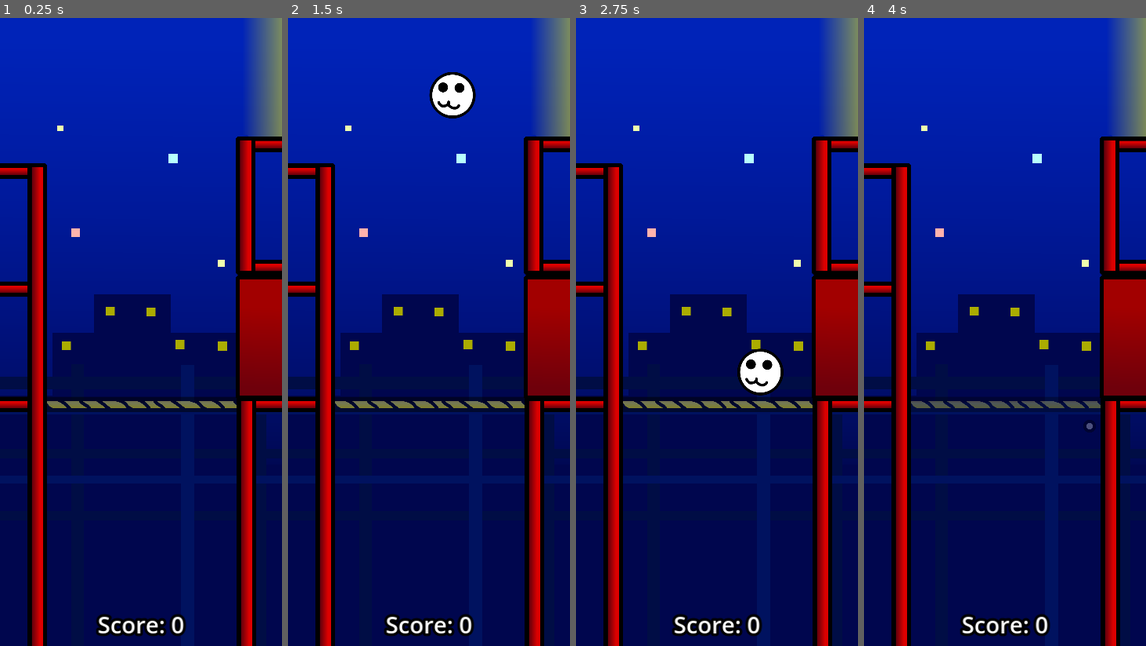
Above: before the commit, frames 1-4 (left to right).
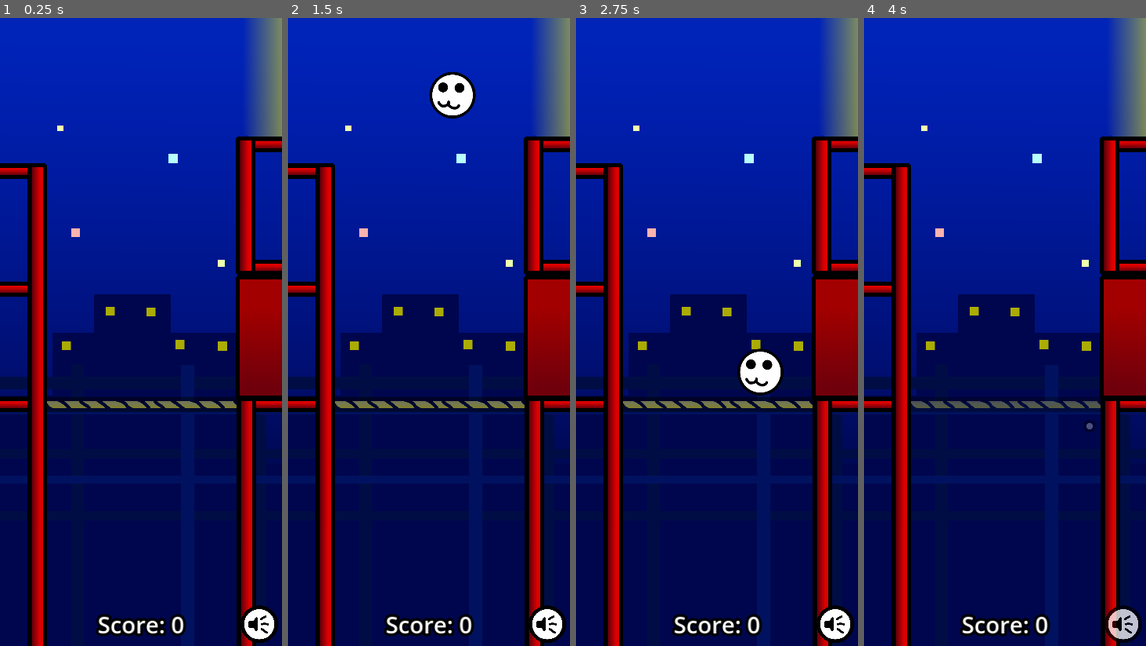
Above: after the commit, the same moments.

Repository: E1eventeen/trampoline-game
Game: Godot game, scene res://Nodes/main.tscn
Two runs of this game, one before a commit and one after it. Both use one fixed random seed, a clock stepped at 60 frames per second and the inputs below.
Inputs (mouse positions are in pixels of both pictures, inside the frame that each line leads up to):
- Up to frame 1 (0.25 s): no input
- Up to frame 2 (1.5 s): tap Enter at 0.5 s; move the mouse to (491, 300) at 0.52 s; press the mouse at (491, 300) at 0.53 s; move the mouse to (372, 363) at 1.27 s; release the mouse at (372, 363) at 1.28 s; click (372, 363) at 1.35 s
- Up to frame 3 (2.75 s): move the mouse to (745, 193) at 2.02 s; press the mouse at (745, 193) at 2.03 s
- Up to frame 4 (4 s): move the mouse to (990, 457) at 2.77 s; release the mouse at (990, 457) at 2.78 s; click (990, 457) at 2.85 s; move the mouse to (1089, 426) at 3.52 s; press the mouse at (1089, 426) at 3.53 s

The runs differ from the first frame. In frame 1, 0.6% of the frame differs, in the area x 85-99%, y 93-100%; in frame 2, 0.6%; in frame 3, 0.6%; in frame 4, 0.6%.

Commit message:
Added mute button

Diff:
--- a/Nodes/Ball/ball2.tscn
+++ b/Nodes/Ball/ball2.tscn
@@ -3,7 +3,7 @@
 [ext_resource type="Texture2D" uid="uid://vj322ys4t3ef" path="res://Nodes/Ball/tempBall.png" id="1_3mjvv"]
 [ext_resource type="Script" path="res://Nodes/Ball/ball_2.gd" id="1_ybbc6"]
 [ext_resource type="Texture2D" uid="uid://b0p5kywc4wxn1" path="res://Nodes/Ball/star_particle.png" id="2_tu8c1"]
-[ext_resource type="AudioStream" uid="uid://dw0nn037aylwc" path="res://Nodes/Trampoline/trimmed.wav" id="3_pe5to"]
+[ext_resource type="AudioStream" uid="uid://spccaev0lo4y" path="res://Nodes/Trampoline/trimmed.ogg" id="4_ru5mm"]
 
 [sub_resource type="PhysicsMaterial" id="PhysicsMaterial_irsby"]
 friction = 0.1
@@ -59,6 +59,6 @@
 shape = SubResource("CircleShape2D_sljq0")
 
 [node name="AudioStreamPlayer" type="AudioStreamPlayer" parent="."]
-stream = ExtResource("3_pe5to")
+stream = ExtResource("4_ru5mm")
 
 [connection signal="body_entered" from="." to="." method="collision"]
--- a/Nodes/Ball/ball_2.gd
+++ b/Nodes/Ball/ball_2.gd
@@ -18,6 +18,8 @@
 
 signal passRight(sender : RigidBody2D)
 signal passBottom(sender : RigidBody2D)
+
+var muted := false
 
 # Called when the node enters the scene tree for the first time.
 func _ready() -> void:
@@ -44,8 +46,9 @@
 func collision(body: Node) -> void:
 	if body is Trampoline:
 
-		$AudioStreamPlayer.pitch_scale = randf_range(-0.2, 0.2) + 1
-		$AudioStreamPlayer.play()
+		if !muted:
+			$AudioStreamPlayer.pitch_scale = randf_range(-0.2, 0.2) + 1
+			$AudioStreamPlayer.play()
 
 		var launchVelocity = minVelocityBounce
 		if body.size < maxSize:
--- /dev/null
+++ b/Nodes/Mutebutton/mute_button.gd
@@ -0,0 +1,40 @@
+extends Node2D
+
+var muted := false
+var mouseEntered := false
+var fading := false
+
+# Called when the node enters the scene tree for the first time.
+func _ready() -> void:
+	updateFrame()
+	$FadeTimer.start()
+
+
+# Called every frame. 'delta' is the elapsed time since the previous frame.
+func _process(delta: float) -> void:
+	if Input.is_action_just_released("press"):
+		if mouseEntered:
+			fading = false
+			muted = !muted
+			updateFrame()
+			modulate.a = 1
+			$FadeTimer.start()
+
+	if fading and modulate.a > 0.25:
+		modulate.a -= delta / 4
+
+
+func updateFrame() -> void:
+	if muted:
+		$AnimatedSprite2D.frame = 0
+	else:
+		$AnimatedSprite2D.frame = 1
+
+func _on_area_2d_mouse_entered() -> void:
+	mouseEntered = true
+
+func _on_area_2d_mouse_exited() -> void:
+	mouseEntered = false
+
+func _on_fade_timer_timeout() -> void:
+	fading = true
--- /dev/null
+++ b/Nodes/Mutebutton/mute_button.tscn
@@ -0,0 +1,41 @@
+[gd_scene load_steps=6 format=3 uid="uid://iah4rswvsxwx"]
+
+[ext_resource type="Script" path="res://Nodes/Mutebutton/mute_button.gd" id="1_jftw8"]
+[ext_resource type="Texture2D" uid="uid://da2nnfg8pui5g" path="res://Nodes/Mutebutton/muted.png" id="2_i6fq7"]
+[ext_resource type="Texture2D" uid="uid://dgia7k5vanr17" path="res://Nodes/Mutebutton/playingSound.png" id="3_odbpq"]
+
+[sub_resource type="SpriteFrames" id="SpriteFrames_kk4wo"]
+animations = [{
+"frames": [{
+"duration": 1.0,
+"texture": ExtResource("2_i6fq7")
+}, {
+"duration": 1.0,
+"texture": ExtResource("3_odbpq")
+}],
+"loop": true,
+"name": &"default",
+"speed": 5.0
+}]
+
+[sub_resource type="CircleShape2D" id="CircleShape2D_1vd5g"]
+radius = 250.0
+
+[node name="MuteButton" type="Node2D"]
+script = ExtResource("1_jftw8")
+
+[node name="AnimatedSprite2D" type="AnimatedSprite2D" parent="."]
+sprite_frames = SubResource("SpriteFrames_kk4wo")
+
+[node name="Area2D" type="Area2D" parent="."]
+
+[node name="CollisionShape2D" type="CollisionShape2D" parent="Area2D"]
+shape = SubResource("CircleShape2D_1vd5g")
+
+[node name="FadeTimer" type="Timer" parent="."]
+wait_time = 3.0
+one_shot = true
+
+[connection signal="mouse_entered" from="Area2D" to="." method="_on_area_2d_mouse_entered"]
+[connection signal="mouse_exited" from="Area2D" to="." method="_on_area_2d_mouse_exited"]
+[connection signal="timeout" from="FadeTimer" to="." method="_on_fade_timer_timeout"]
--- a/Nodes/main.gd
+++ b/Nodes/main.gd
@@ -87,6 +87,7 @@
 			getTrampoline().lock()
 
 	for ball in get_tree().get_nodes_in_group("balls"):
+		ball.muted = $"Play Layer/MuteButton".muted
 		if abs(ball.linear_velocity.x) < 50:
 			if ball.position.x > window_size.x - 165 - ball.offsetSize or ball.position.x < 165 + ball.offsetSize:
 				ball.apply_central_force(Vector2(200, 0))
--- a/Nodes/main.tscn
+++ b/Nodes/main.tscn
@@ -1,10 +1,11 @@
-[gd_scene load_steps=9 format=3 uid="uid://bg8aaj4ww62vn"]
+[gd_scene load_steps=10 format=3 uid="uid://bg8aaj4ww62vn"]
 
 [ext_resource type="Script" path="res://Nodes/main.gd" id="1_26183"]
 [ext_resource type="PackedScene" uid="uid://cmu7mqokxysoj" path="res://Nodes/Backdrop/background.tscn" id="1_okvra"]
 [ext_resource type="PackedScene" uid="uid://biserbx8miopw" path="res://Nodes/Permanent Platforms/Left/border_left.tscn" id="3_60d7c"]
 [ext_resource type="PackedScene" uid="uid://ckx7qp7cy8p20" path="res://Nodes/Permanent Platforms/Right/right_border.tscn" id="4_8eeq6"]
 [ext_resource type="Theme" uid="uid://ly33masg85fy" path="res://theme.tres" id="6_ahybf"]
+[ext_resource type="PackedScene" uid="uid://iah4rswvsxwx" path="res://Nodes/Mutebutton/mute_button.tscn" id="6_fkvvl"]
 [ext_resource type="PackedScene" uid="uid://btrhu0rghsf5r" path="res://Nodes/ConstructionTape/construction_tape.tscn" id="6_wyqt0"]
 
 [sub_resource type="PhysicsMaterial" id="PhysicsMaterial_tic24"]
@@ -44,6 +45,7 @@
 anchor_bottom = 1.0
 grow_horizontal = 2
 grow_vertical = 2
+mouse_filter = 1
 theme = ExtResource("6_ahybf")
 
 [node name="MarginContainer" type="MarginContainer" parent="Play Layer/GUI"]
@@ -61,6 +63,10 @@
 text = "Score: 0"
 horizontal_alignment = 1
 
+[node name="MuteButton" parent="Play Layer" instance=ExtResource("6_fkvvl")]
+position = Vector2(993, 2317)
+scale = Vector2(0.28743, 0.28743)
+
 [node name="ConstructionTape" parent="." instance=ExtResource("6_wyqt0")]
 position = Vector2(0, 1447)
 
Binary file added: Nodes/Mutebutton/muted.png
Not shown, added: Nodes/Mutebutton/muted.png.import
Binary file added: Nodes/Mutebutton/playingSound.png
Not shown, added: Nodes/Mutebutton/playingSound.png.import
Not shown, added: Nodes/Trampoline/trimmed.ogg.import
Not shown, changed: Builds/Trampoline Game.apk
Not shown, changed: Builds/Trampoline Game.apk.idsig
Not shown, changed: Builds/Trampoline Game.pck
Not shown, added: Nodes/Mutebutton/muted.kra
Not shown, added: Nodes/Mutebutton/muted.kra~
Not shown, added: Nodes/Mutebutton/playingSOund.kra~
Not shown, added: Nodes/Mutebutton/playingSound.kra
(and 1 more such lines)
